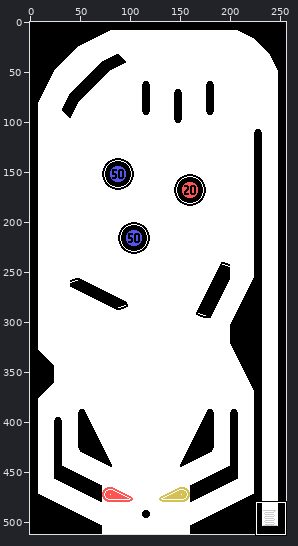
Sprite sheet: PD/backdrop.gif. The picture above shows the old version from afar; the outline marks the close-up.
Close-up. Before:
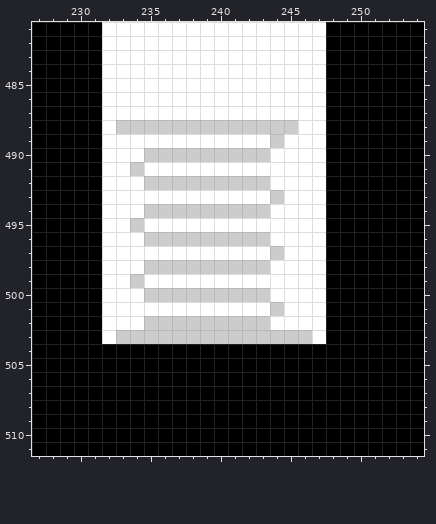
The file is 256x512 pixels. Shown: x 227..254, y 481..511.
After:
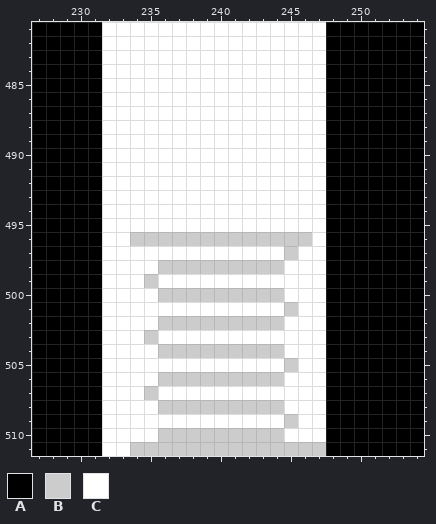
Palette (. is transparent): A #000000  B #cccccc  C #ffffff
Difference:
y 488: x 233..245 BBBBBBBBBBBBB -> CCCCCCCCCCCCC
y 489: x 244 B -> C
y 490: x 235..243 BBBBBBBBB -> CCCCCCCCC
y 491: x 234 B -> C
y 492: x 235..243 BBBBBBBBB -> CCCCCCCCC
y 493: x 244 B -> C
y 494: x 235..243 BBBBBBBBB -> CCCCCCCCC
y 495: x 234 B -> C
y 496: x 234 C -> B; x 244..246 CCC -> BBB
y 497: x 244..245 BC -> CB
y 498: x 235 B -> C; x 244 C -> B
y 499: x 234..235 BC -> CB
y 500: x 235 B -> C; x 244 C -> B
y 501: x 244..245 BC -> CB
y 502: x 235 B -> C; x 244 C -> B
y 503: x 233..234 BB -> CC; x 236..246 BBBBBBBBBBB -> CCCCCCCCCCC
y 504: x 232..247 AAAAAAAAAAAAAAAA -> CCCCBBBBBBBBBCCC
y 505: x 232..247 AAAAAAAAAAAAAAAA -> CCCCCCCCCCCCCBCC
y 506: x 232..247 AAAAAAAAAAAAAAAA -> CCCCBBBBBBBBBCCC
y 507: x 232..247 AAAAAAAAAAAAAAAA -> CCCBCCCCCCCCCCCC
y 508: x 232..247 AAAAAAAAAAAAAAAA -> CCCCBBBBBBBBBCCC
y 509: x 232..247 AAAAAAAAAAAAAAAA -> CCCCCCCCCCCCCBCC
y 510: x 232..247 AAAAAAAAAAAAAAAA -> CCCCBBBBBBBBBCCC
y 511: x 232..247 AAAAAAAAAAAAAAAA -> CCBBBBBBBBBBBBBB
